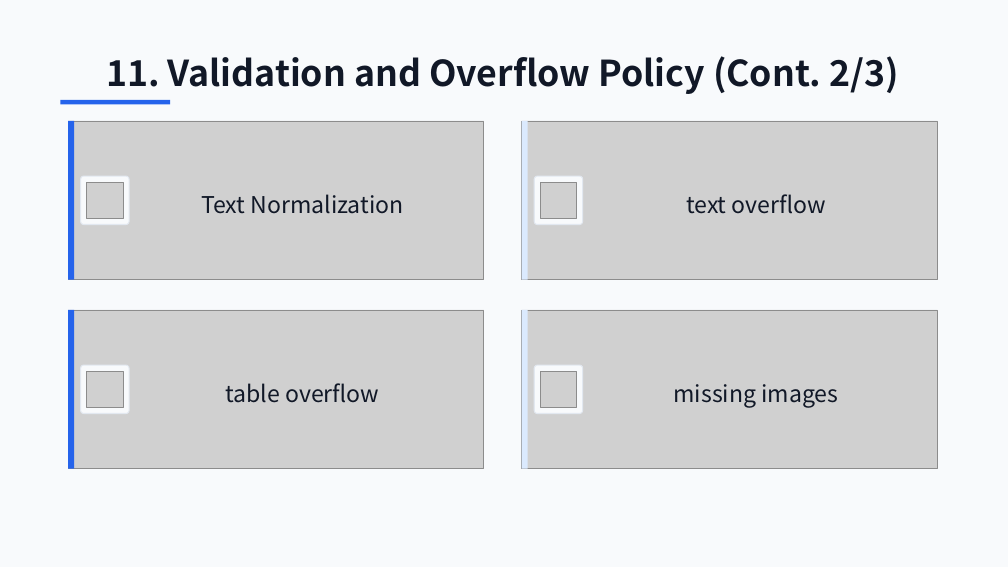
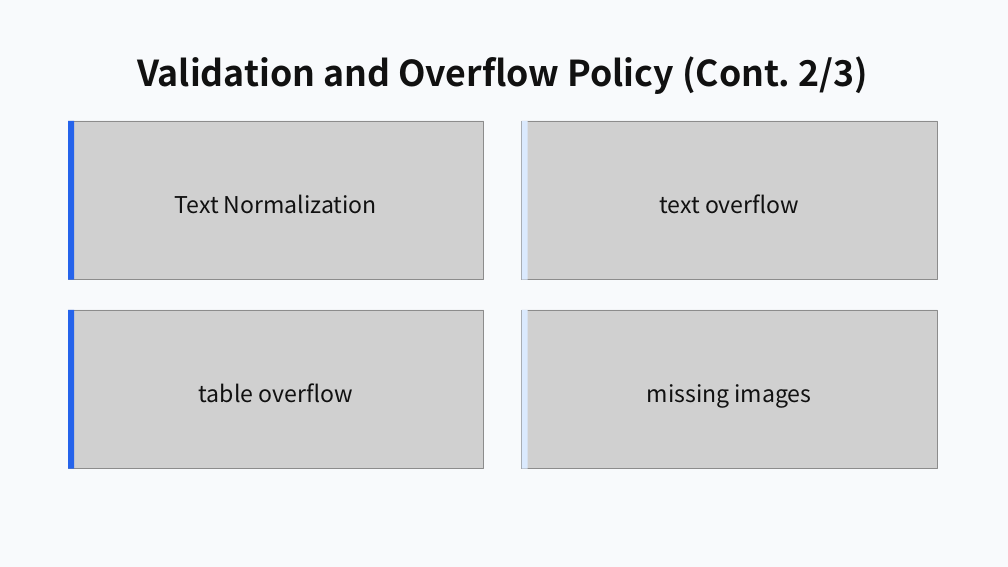
Before and after one commit to ch040602/mdpr-skill, a slide deck: slide 19 of artifacts/mdpr-vs-skill/mdpr-baseline-result.pptx (slide 30 before the commit). Drawn at 1008x567 pixels with LibreOffice and Linux fonts; fonts in the diff are those of the drawing; grey boxes stand for pictures. Boxes give left, top, right and bottom in pixels: in the first picture for what was removed or moved away, otherwise in the second. Text is boxed around its words. In the diff, an @@ line names an element or a change of style, - is before the commit and + after.

```diff
--- a/artifacts/mdpr-vs-skill/mdpr-baseline-result.pptx
+++ b/artifacts/mdpr-vs-skill/mdpr-baseline-result.pptx
@@ text at [137, 56, 868, 94]: text changed; text colour #111827 to #111111 @@
-11. Validation and Overflow Policy (Cont. 2/3)
+Validation and Overflow Policy (Cont. 2/3)
@@ rectangle removed at [60, 100, 170, 104] @@
@@ rounded rectangle removed at [81, 176, 129, 225] @@
@@ rounded rectangle removed at [535, 176, 583, 225] @@
@@ text "Text Normalization": place and size @@
-text "Text Normalization" at [201, 194, 404, 214]
+text "Text Normalization" at [175, 194, 377, 214]
@@ picture removed at [87, 182, 123, 219] @@
@@ text "text overflow": place and size @@
-text "text overflow" at [686, 194, 826, 214]
+text "text overflow" at [659, 194, 799, 214]
@@ picture removed at [541, 182, 577, 219] @@
@@ rounded rectangle removed at [81, 365, 129, 414] @@
@@ text "table overflow": place and size @@
-text "table overflow" at [225, 383, 379, 403]
+text "table overflow" at [199, 383, 353, 403]
@@ picture removed at [87, 371, 123, 408] @@
@@ rounded rectangle removed at [535, 365, 583, 414] @@
@@ text colour #111827 to #111111 in 4 elements at [175, 194, 377, 214], [659, 194, 799, 214], [199, 383, 353, 403], [647, 384, 812, 408] @@
@@ text "missing images": place and size @@
-text "missing images" at [674, 384, 838, 408]
+text "missing images" at [647, 384, 812, 408]
@@ picture removed at [541, 371, 577, 408] @@
```
Also in this commit, not shown: 32 other slides changed, 2 slides added, 13 slides removed, 22 other files.
